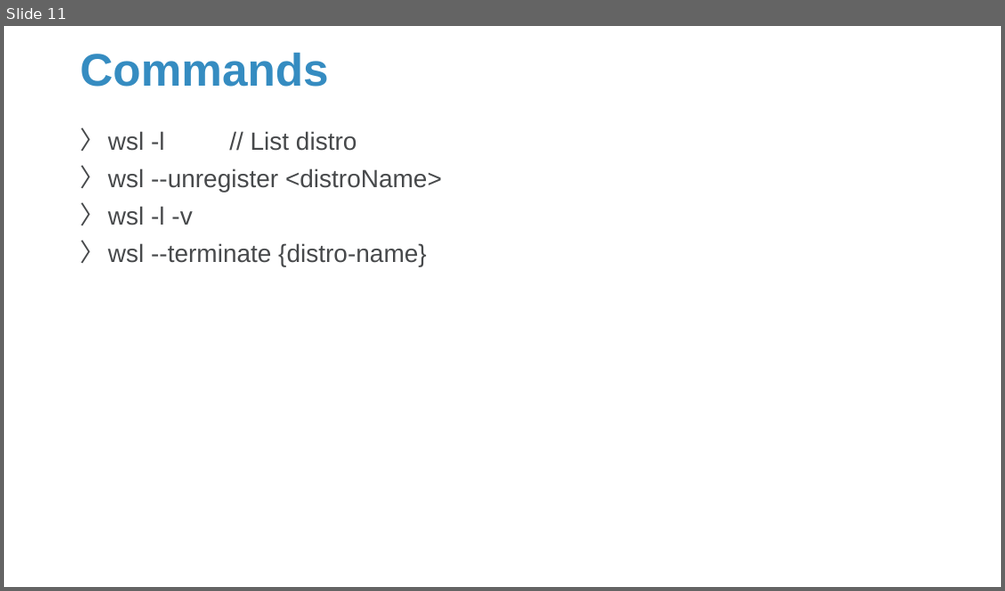
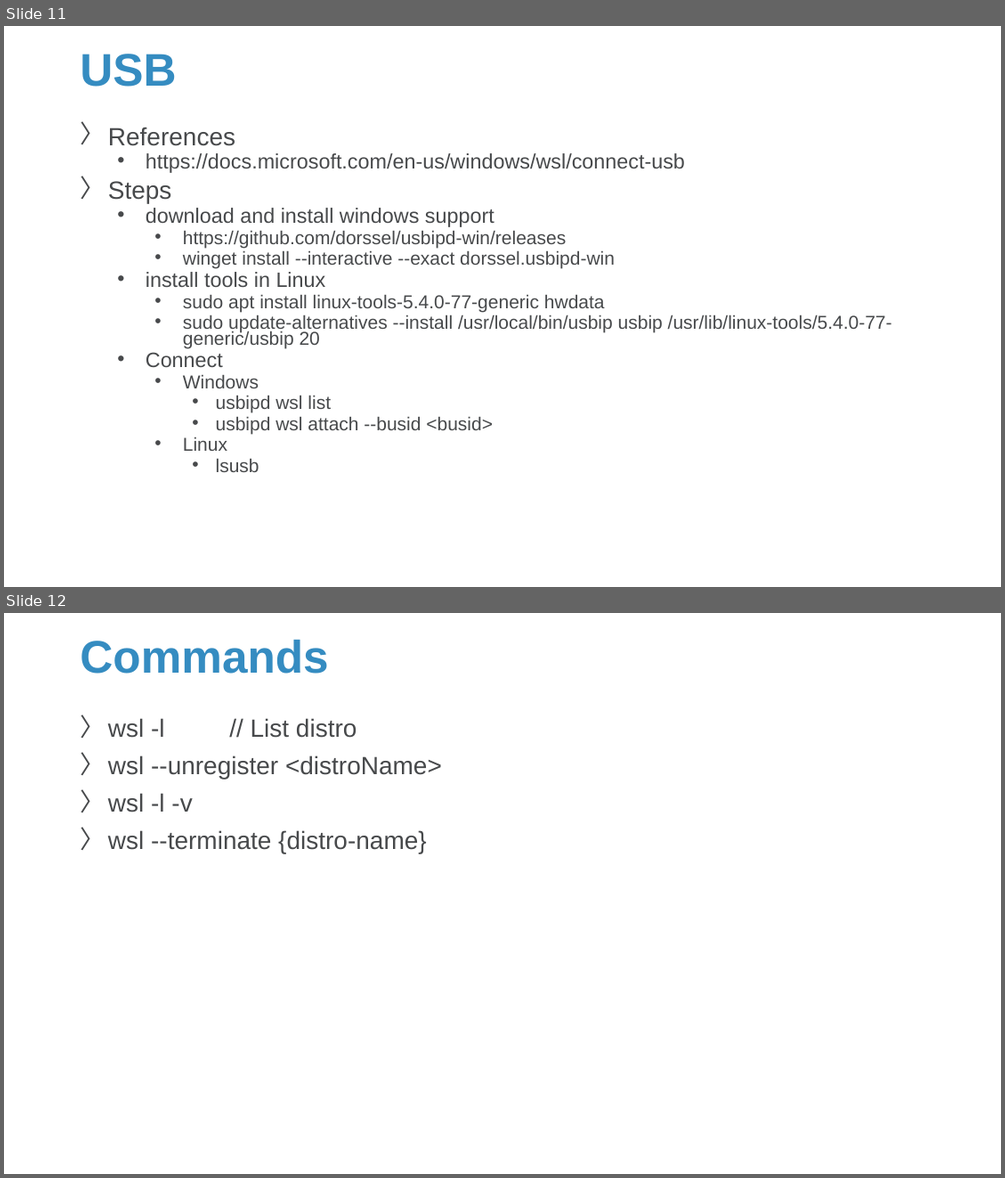
Before and after one commit to Sparks-Lu/TechNotes, a slide deck: Linux/WSL_Notes.pptx. Shown one above the other, each under a label of ours: slide 11 before the commit, slides 11 and 12 after it. The pictures are 1005x591 and 1005x1178 pixels, drawn with LibreOffice and Linux fonts; fonts in the diff are those of the drawing; background and template pictures are left out. Boxes give left, top, right and bottom in pixels: in the first picture for what was removed or moved away, otherwise in the second. Text is boxed around its words. In the diff, an @@ line names an element or a change of style, - is before the commit and + after.

```diff
--- a/Linux/WSL_Notes.pptx
+++ b/Linux/WSL_Notes.pptx
@@ slide 11 added at [4, 26, 1001, 587], background picture (left out) @@
@@ title added at [80, 54, 176, 87], 44 pt, text #358CC1, bold @@
+USB
@@ text added at [108, 127, 892, 472], 18 pt, text #47494B @@
+〉 References
+  • https://docs.microsoft.com/en-us/windows/wsl/connect-usb
+〉 Steps
+  • download and install windows support
+    • https://github.com/dorssel/usbipd-win/releases
+    • winget install --interactive --exact dorssel.usbipd-win
+  • install tools in Linux
+    • sudo apt install linux-tools-5.4.0-77-generic hwdata
+    • sudo update-alternatives --install /usr/local/bin/usbip usbip /usr/lib/linux-tools/5.4.0-77-generic/usbip 20
+  • Connect
+    • Windows
+      • usbipd wsl list
+      • usbipd wsl attach --busid <busid>
+    • Linux
+      • lsusb
@@ what was slide 11 is now slide 12 @@
```
Also in this commit, not shown: 3 other files.
